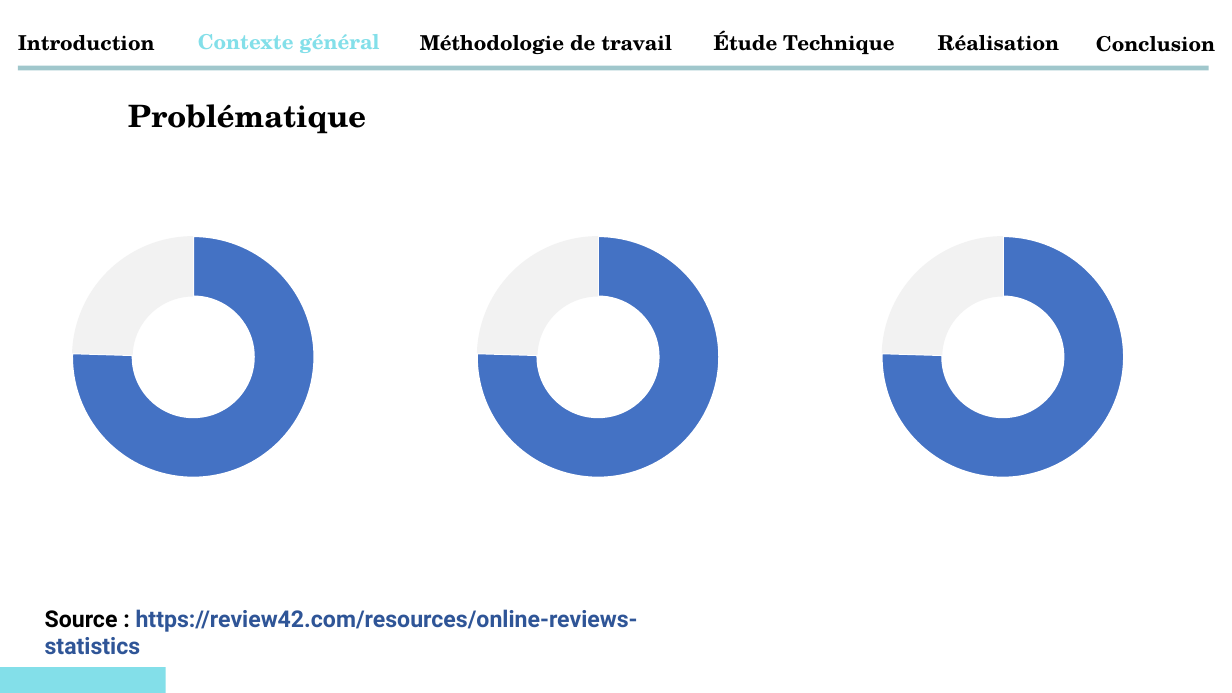
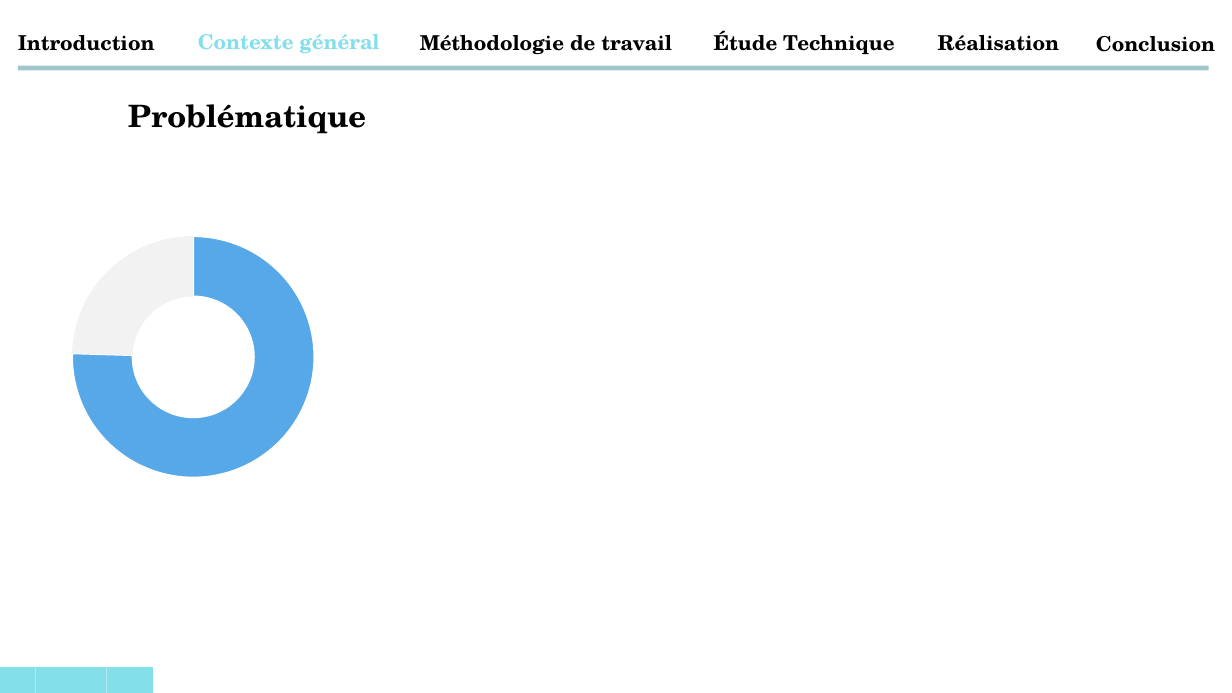
Before and after one commit to abdessamadtanafaat/AdminDashboard, a slide deck: slide 5 of PRESENTATION PFA/Presentatin PFA .pptx (slide 6 before the commit). Drawn at 1232x693 pixels with LibreOffice and Linux fonts; fonts in the diff are those of the drawing. Boxes give left, top, right and bottom in pixels: in the first picture for what was removed or moved away, otherwise in the second. Text is boxed around its words. In the diff, an @@ line names an element or a change of style, - is before the commit and + after.

Commit message:
ppt

```diff
--- a/PRESENTATION PFA/Presentatin PFA .pptx
+++ b/PRESENTATION PFA/Presentatin PFA .pptx
@@ doughnut chart at [71,235,351,506] @@
@@ colours of single points changed @@
@@ doughnut chart removed at [476,235,756,506] @@
-categories: 1, 2
-Series 1: 75, 25
@@ doughnut chart removed at [881,235,1161,506] @@
-categories: 1, 2
-Series 1: 75, 25
@@ text removed at [45,609,638,655] @@
-Source : https://review42.com/resources/online-reviews-statistics
@@ rectangle added at [0,666,36,693], fill #83DFE9 @@
@@ rectangle added at [36,667,72,693], fill #83DFE9 @@
@@ rectangle: place and size @@
-rectangle at [0,666,165,693]
+rectangle at [71,666,107,693]
@@ rectangle added at [107,666,154,693], fill #83DFE9 @@
```
Also in this commit, not shown: 24 other slides changed, 13 slides added.
